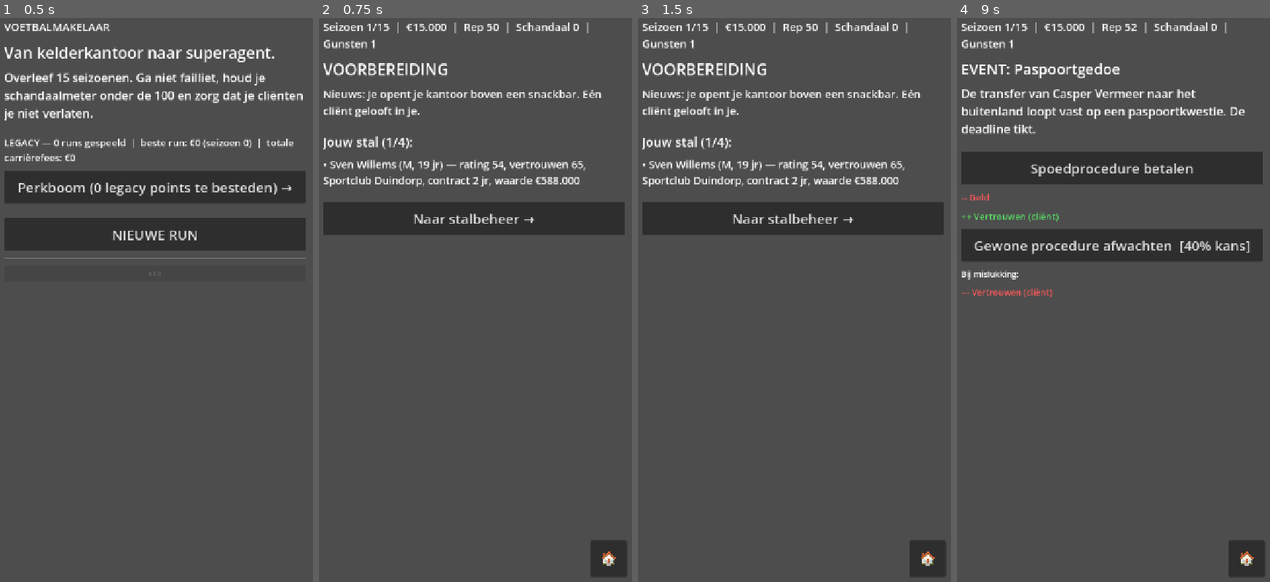
Above: before the commit, frames 1-4 (left to right).
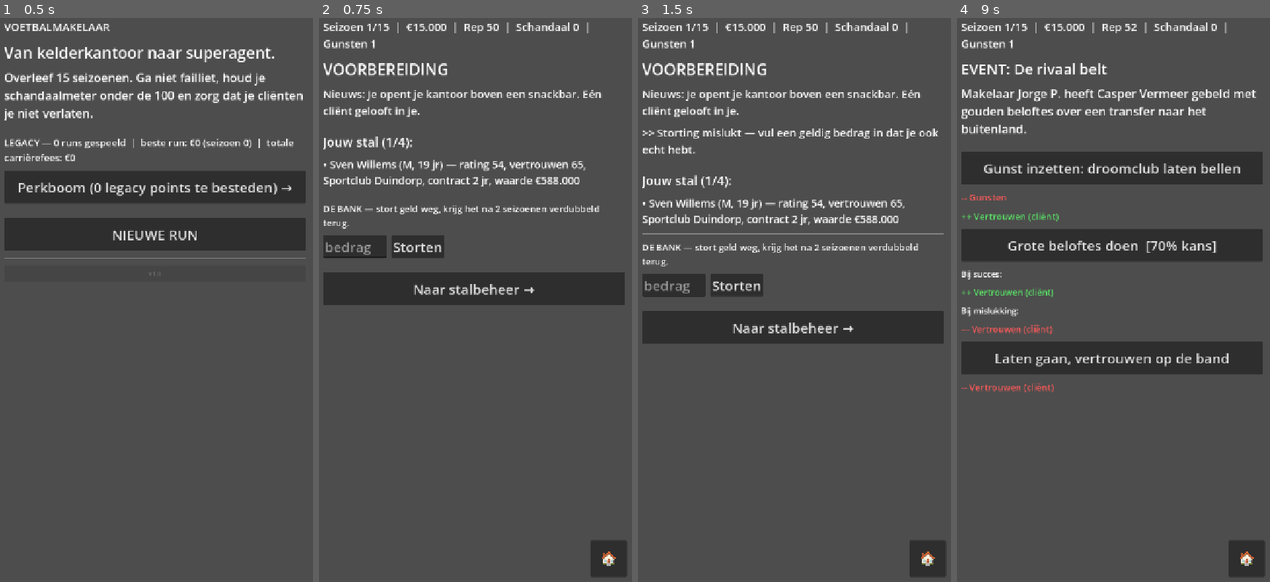
Above: after the commit, the same moments.

Repository: anassino070/Agent_game
Game: Godot game, scene res://scenes/Main.tscn
Two runs of this game, one before a commit and one after it. Both use one fixed random seed, a clock stepped at 60 frames per second and the inputs below.
Inputs (mouse positions are in pixels of both pictures, inside the frame that each line leads up to):
- Up to frame 1 (0.5 s): no input
- Up to frame 2 (0.75 s): click "NIEUWE RUN" at 0.5 s
- Up to frame 3 (1.5 s): click (738, 249) at 1.25 s, where only the run after the commit has a clickable "Storten"
- Up to frame 4 (9 s): click (1057, 283) at 2 s, where only the run after the commit has a clickable "Storten"; click "Naar stalbeheer →" at 2.75 s; click "Scout (1 punt)" at 3.5 s; click "Benader als cliënt (kans 52%)" at 4.25 s; click "Scout (1 punt)" at 5 s; click "Scout (1 punt)" at 5.75 s; click "Benader als cliënt (kans 49%)" at 6.5 s; click "Benader als cliënt (kans 46%)" at 7.25 s; click "Benader als cliënt (kans 31%)" at 8 s; click "Naar events →" at 8.75 s

Frame 1 is identical in both runs. In frame 2, 12% of the frame differs, in the area x 1-98%, y 32-51%; in frame 3, 15%, in the area x 1-98%, y 19-58%; in frame 4, 10%.

Commit message:
speler kapen + bank

Diff:
--- a/scripts/events_db.gd
+++ b/scripts/events_db.gd
@@ -768,4 +768,17 @@
 			"minigame": "simonmedia",
 			"text": "{client} moet leren zijn mond te houden onder druk. Jullie oefenen een groeiende reeks veilige reacties — één foutje en de sessie is voorbij.",
 		},
+		{
+			"id": "topspeler_kaap", "title": "De sterspeler wil weg", "needs_slot": true, "min_season": 3,
+			"text": "Een sterspeler bij een concurrerend kantoor voelt zich verwaarloosd en fluistert je toe dat hij wel wil overstappen — voor een bedrag dat belachelijk laag is voor zijn niveau.",
+			"options": [
+				{"label": "Het risico nemen (omkopen + overtuigen)", "req_money": 12000, "chance": 0.5,
+					"success": {"money": -12000, "new_top_client": true, "rep": -6},
+					"success_txt": "Hij tekent bij je. Zijn oude makelaar raast, maar het papierwerk is al rond.",
+					"fail": {"money": -12000, "scandal": 10, "rep": -8},
+					"fail_txt": "Het lekt uit vóór hij tekent. Je bent de geldsmijter die probeerde te stropen — zonder resultaat."},
+				{"label": "Laten zitten, te riskant", "effects": {"rep": 2},
+					"txt": "Verstandig, misschien. Een andere makelaar is minder kieskeurig."},
+			],
+		},
 	]
--- a/scripts/game.gd
+++ b/scripts/game.gd
@@ -41,6 +41,7 @@
 		"total_fees": 0,
 		"game_over": "",
 		"meta_awarded": false,
+		"bank_deposits": [],   # [{"amount": int, "seasons_left": int}] — De Bank
 	}
 	# Startcliënt: een jong, beloftevol maar betaalbaar talent.
 	var pool: Array = []
@@ -57,6 +58,36 @@
 func _make_client(pid: String, trust: int) -> void:
 	state.players[pid]["trust"] = clampi(trust + Meta.perk_bonus("vertrouwenspersoon"), 0, 100)
 	state.clients.append(pid)
+
+
+# ---------------------------------------------------------------- de bank
+# Stort geld weg; na 2 seizoenen krijg je het verdubbeld terug. Een simpel,
+# gegarandeerd spaarmiddel tegenover de exponentieel stijgende kosten — de
+# prijs is dat het geld 2 seizoenen lang vaststaat en dus niet inzetbaar is.
+
+const BANK_MATURITY_SEASONS := 2
+const BANK_MULTIPLIER := 2.0
+
+
+func bank_deposit(amount: int) -> bool:
+	if amount <= 0 or amount > int(state.money):
+		return false
+	if not state.has("bank_deposits"):
+		state.bank_deposits = []
+	state.money = int(state.money) - amount
+	state.bank_deposits.append({"amount": amount, "seasons_left": BANK_MATURITY_SEASONS})
+	return true
+
+
+func bank_total_pending() -> int:
+	var total := 0
+	for d in state.get("bank_deposits", []):
+		total += int(d.amount)
+	return total
+
+
+func bank_deposit_count() -> int:
+	return state.get("bank_deposits", []).size()
 
 
 func ensure_test_client() -> void:
@@ -185,6 +216,10 @@
 				var nm := _sign_event_talent()
 				if nm != "":
 					notes.append("%s sluit zich aan bij jouw stal." % nm)
+			"new_top_client":
+				var nmt := _sign_top_talent()
+				if nmt != "":
+					notes.append("%s (topspeler) sluit zich aan bij jouw stal." % nmt)
 	return notes
 
 
@@ -207,6 +242,32 @@
 		return ""
 	var pick: String = pool[rng.randi_range(0, pool.size() - 1)]
 	_make_client(pick, 60)
+	return str(state.players[pick].name)
+
+
+func _sign_top_talent() -> String:
+	# Net als _sign_event_talent(), maar gericht op een échte topper (voor
+	# events als 'topspeler_kaap') — met soepele terugvalopties zodat het
+	# altijd wel iemand oplevert.
+	if state.clients.size() >= client_cap():
+		return ""
+	var pool: Array = []
+	for pid in state.players:
+		if pid in state.clients:
+			continue
+		var p: Dictionary = state.players[pid]
+		if int(p.rating) >= HIGH_RATING_THRESHOLD:
+			pool.append(pid)
+	if pool.is_empty():
+		for pid in state.players:
+			if pid in state.clients:
+				continue
+			if int(state.players[pid].rating) >= 65:
+				pool.append(pid)
+	if pool.is_empty():
+		return _sign_event_talent()
+	var pick: String = pool[rng.randi_range(0, pool.size() - 1)]
+	_make_client(pick, 55)
 	return str(state.players[pick].name)
 
 
@@ -455,6 +516,19 @@
 	costs = maxi(costs - Meta.perk_bonus("schuldpapier"), 0)
 	state.money = int(state.money) - costs
 	lines.append("Kantoorkosten: -€%d" % costs)
+
+	# De bank: rijpe stortingen keren verdubbeld uit; de rest tikt een jaar af.
+	# (get() met fallback: oudere saves van vóór De Bank kennen dit veld nog niet.)
+	var still_pending: Array = []
+	for d in state.get("bank_deposits", []):
+		var seasons_left := int(d.seasons_left) - 1
+		if seasons_left <= 0:
+			var payout := int(round(float(d.amount) * BANK_MULTIPLIER))
+			state.money = int(state.money) + payout
+			lines.append("De bank keert uit: je storting van €%d wordt €%d." % [int(d.amount), payout])
+		else:
+			still_pending.append({"amount": int(d.amount), "seasons_left": seasons_left})
+	state.bank_deposits = still_pending
 
 	var leavers: Array = []
 	for cid in state.clients:
--- a/scripts/main.gd
+++ b/scripts/main.gd
@@ -61,6 +61,8 @@
 var dev_test_total := 0
 var dev_test_all: Array = []
 var dev_jump_input: LineEdit = null
+
+var bank_deposit_input: LineEdit = null
 
 
 # ---------------------------------------------------------------- opbouw
@@ -495,6 +497,7 @@
 	lbl("VOORBEREIDING", 34)
 	if str(Game.state.news) != "":
 		lbl("Nieuws: " + str(Game.state.news), 24)
+	show_flash()
 	sep()
 	lbl("Jouw stal (%d/%d):" % [Game.state.clients.size(), Game.client_cap()], 28)
 	for cid in Game.state.clients:
@@ -504,7 +507,35 @@
 			Game.club_name(str(p.club)), int(p.contract), eur(Game.value(p)),
 		], 23)
 	sep()
+	lbl("DE BANK — stort geld weg, krijg het na %d seizoenen verdubbeld terug." % Game.BANK_MATURITY_SEASONS, 20)
+	if Game.bank_deposit_count() > 0:
+		lbl("Nog uitstaand: %s in %d storting(en)." % [eur(Game.bank_total_pending()), Game.bank_deposit_count()], 19)
+	var bank_row := HBoxContainer.new()
+	bank_row.add_theme_constant_override("separation", 10)
+	content.add_child(bank_row)
+	bank_deposit_input = LineEdit.new()
+	bank_deposit_input.placeholder_text = "bedrag"
+	bank_deposit_input.custom_minimum_size = Vector2(140, 48)
+	bank_row.add_child(bank_deposit_input)
+	var deposit_btn := Button.new()
+	deposit_btn.text = "Storten"
+	deposit_btn.custom_minimum_size = Vector2(0, 48)
+	deposit_btn.pressed.connect(_do_bank_deposit)
+	bank_row.add_child(deposit_btn)
+	sep()
 	btn("Naar scouting →" if Meta.perk_level("vaste_kern") > 0 else "Naar stalbeheer →", _goto_release)
+
+
+func _do_bank_deposit() -> void:
+	if bank_deposit_input == null:
+		return
+	var amount := int(bank_deposit_input.text)
+	if Game.bank_deposit(amount):
+		var payout := int(round(float(amount) * Game.BANK_MULTIPLIER))
+		flash = "Gestort: %s. Komt over %d seizoenen terug als %s." % [eur(amount), Game.BANK_MATURITY_SEASONS, eur(payout)]
+	else:
+		flash = "Storting mislukt — vul een geldig bedrag in dat je ook echt hebt."
+	show_prep()
 
 
 # ---------------------------------------------------------------- fase 1b: stalbeheer
